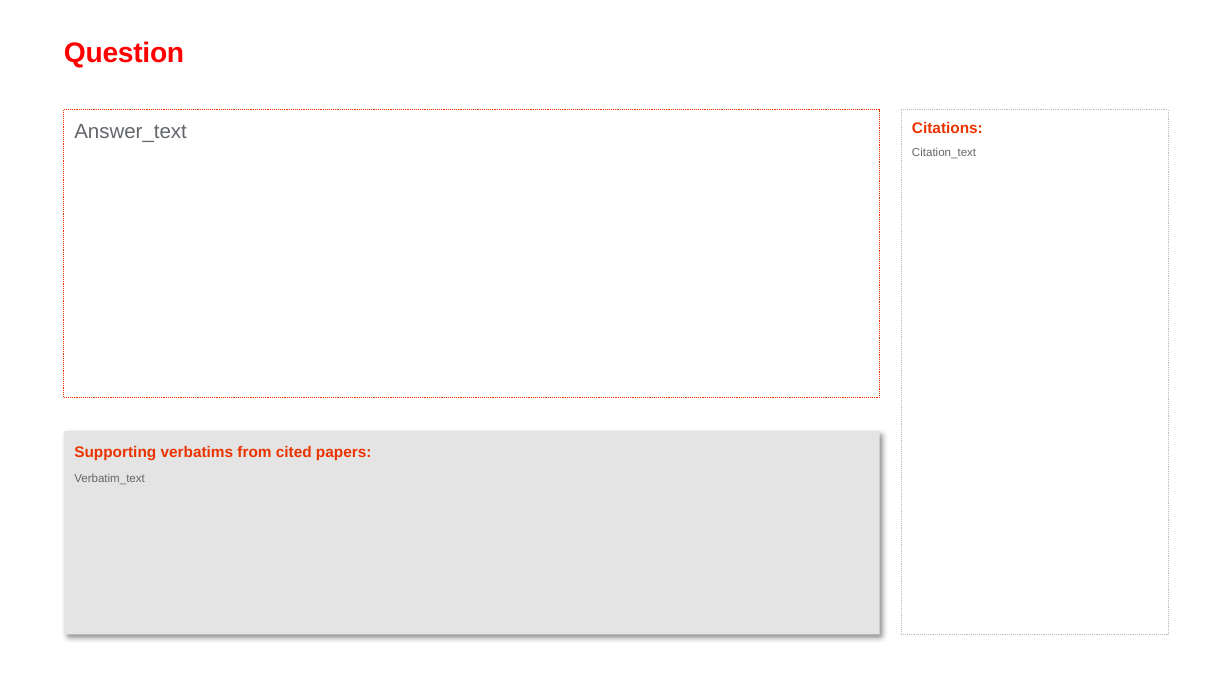
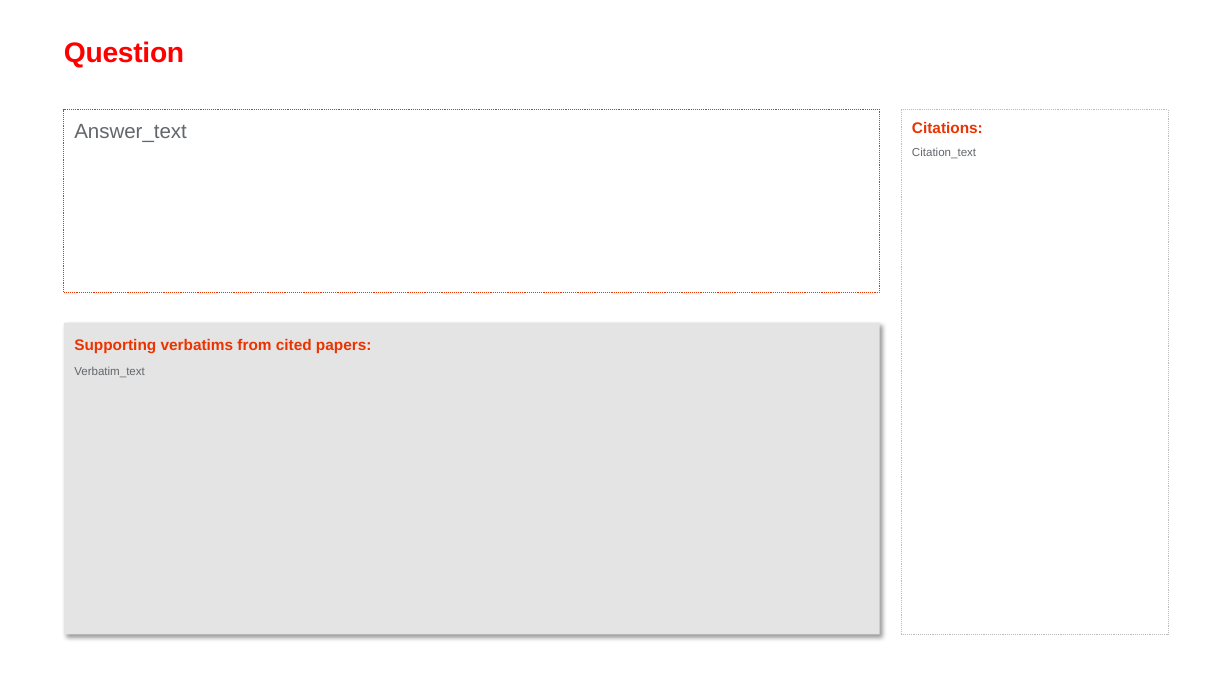
Before and after one commit to xpistos90210/templates, a slide deck: slide 30 of lit_search_template.pptx. Drawn at 1232x693 pixels with LibreOffice and Linux fonts; fonts in the diff are those of the drawing. Boxes give left, top, right and bottom in pixels: in the first picture for what was removed or moved away, otherwise in the second. Text is boxed around its words. In the diff, an @@ line names an element or a change of style, - is before the commit and + after.

```diff
--- a/lit_search_template.pptx
+++ b/lit_search_template.pptx
@@ rectangle: place and size @@
-rectangle at box(64, 110, 880, 398)
+rectangle at box(64, 110, 880, 293)
@@ rectangle: place and size @@
-rectangle at box(64, 432, 880, 635)
+rectangle at box(64, 323, 880, 634)
@@ text "Supporting verbatims from cited papers:": place and size @@
-text "Supporting verbatims from cited papers:" at box(74, 446, 372, 460)
+text "Supporting verbatims from cited papers:" at box(74, 339, 372, 353)
@@ text "Verbatim_text": place and size @@
-text "Verbatim_text" at box(74, 474, 145, 484)
+text "Verbatim_text" at box(74, 367, 145, 377)
```
Also in this commit, not shown: 49 other slides changed.
